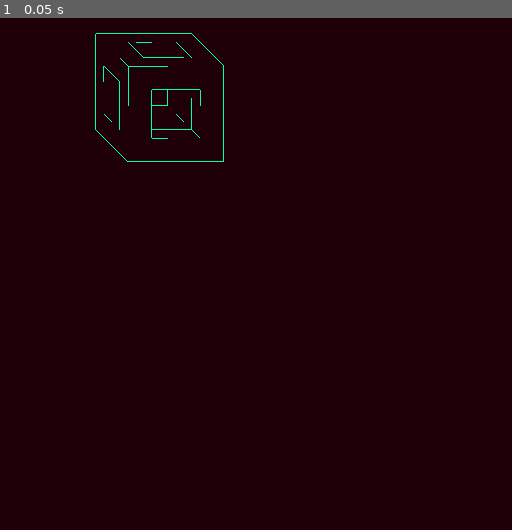
Above: before the commit, frame 1.
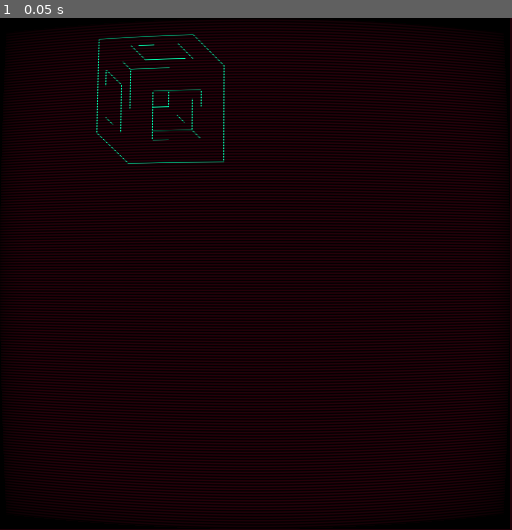
Above: after the commit, the same moment.

Repository: microaeris/ggj-2021
Game: Godot game, scene res://scenes/main.tscn
The game is run twice, just before and just after one commit, with the same random seed, the same clock (stepped at 60 frames per second) and the same inputs. The project has no main scene, so this scene is started directly.
Inputs:
- Up to frame 1 (0.05 s): no input

The runs differ from the first frame. In frame 1, 26% of the frame differs, in the area x 0-100%, y 0-100%.

Commit message:
different crt filter

Diff:
--- /dev/null
+++ b/assets/crt.shader
@@ -0,0 +1,85 @@
+/*
+Godot 3 2D CRT Shader.
+A 2D shader for Godot 3 simulating a CRT..
+
+Author: hiulit
+Repository: https://github.com/hiulit/Godot-3-2D-CRT-Shader
+Issues: https://github.com/hiulit/Godot-3-2D-CRT-Shader/issues
+License: MIT https://github.com/hiulit/Godot-3-2D-CRT-Shader/blob/master/LICENSE
+*/
+
+shader_type canvas_item;
+
+const float PI = 3.14159265359;
+
+uniform vec2 screen_size = vec2(320.0, 180.0);
+uniform bool show_curvature = true;
+uniform float curvature_x_amount : hint_range(3.0, 15.0, 0.01) = float(6.0);
+uniform float curvature_y_amount : hint_range(3.0, 15.0, 0.01) = float(4.0);
+uniform vec4 corner_color : hint_color = vec4(0.0, 0.0, 0.0, 1.0);
+uniform bool show_vignette = true;
+uniform float vignette_opacity : hint_range(0.0, 1.0, 0.01) = 0.2;
+uniform bool show_horizontal_scan_lines = true;
+uniform float horizontal_scan_lines_amount : hint_range(0.0, 180.0, 0.1) = 180.0;
+uniform float horizontal_scan_lines_opacity : hint_range(0.0, 1.0, 0.01) = 1.0;
+uniform bool show_vertical_scan_lines = false;
+uniform float vertical_scan_lines_amount : hint_range(0.0, 320.0, 0.1) = 320.0;
+uniform float vertical_scan_lines_opacity : hint_range(0.0, 1.0, 0.01) = 1.0;
+uniform float boost : hint_range(1.0, 2.0, 0.01) = 1.2;
+uniform float aberration_amount : hint_range(0.0, 10.0, 0.01) = 0.0;
+
+vec2 uv_curve(vec2 uv) {
+	if (show_curvature) {
+		uv = uv * 2.0 - 1.0;
+		vec2 offset = abs(uv.yx) / vec2(curvature_x_amount, curvature_y_amount);
+		uv = uv + uv * offset * offset;
+		uv = uv * 0.5 + 0.5;
+	}
+
+	return uv;
+}
+
+
+void fragment() {
+	vec2 uv = uv_curve(UV);
+	vec2 screen_uv = uv_curve(SCREEN_UV);
+	vec3 color = texture(SCREEN_TEXTURE, screen_uv).rgb;
+
+	if (aberration_amount > 0.0) {
+		float adjusted_amount = aberration_amount / screen_size.x;
+		color.r = texture(SCREEN_TEXTURE, vec2(screen_uv.x + adjusted_amount, screen_uv.y)).r;
+		color.g = texture(SCREEN_TEXTURE, screen_uv).g;
+		color.b = texture(SCREEN_TEXTURE, vec2(screen_uv.x - adjusted_amount, screen_uv.y)).b;
+	}
+
+	if (show_vignette) {
+		float vignette = uv.x * uv.y * (1.0 - uv.x) * (1.0 - uv.y);
+		vignette = clamp(pow((screen_size.x / 4.0) * vignette, vignette_opacity), 0.0, 1.0);
+		color *= vignette;
+	}
+
+	if (show_horizontal_scan_lines) {
+		float s = sin(screen_uv.y * horizontal_scan_lines_amount * PI * 2.0);
+		s = (s * 0.5 + 0.5) * 0.9 + 0.1;
+		vec4 scan_line = vec4(vec3(pow(s, horizontal_scan_lines_opacity)), 1.0);
+		color *= scan_line.rgb;
+	}
+
+	if (show_vertical_scan_lines) {
+		float s = sin(screen_uv.x * vertical_scan_lines_amount * PI * 2.0);
+		s = (s * 0.5 + 0.5) * 0.9 + 0.1;
+		vec4 scan_line = vec4(vec3(pow(s, vertical_scan_lines_opacity)), 1.0);
+		color *= scan_line.rgb;
+	}
+
+	if (show_horizontal_scan_lines || show_vertical_scan_lines) {
+		color *= boost;
+	}
+
+	// Fill the blank space of the corners, left by the curvature, with black.
+	if (uv.x < 0.0 || uv.x > 1.0 || uv.y < 0.0 || uv.y > 1.0) {
+		color = corner_color.rgb;
+	}
+
+	COLOR = vec4(color, 1.0);
+}
--- a/components/ascii_renderer.tscn
+++ b/components/ascii_renderer.tscn
@@ -4,21 +4,26 @@
 [ext_resource path="res://scripts/renderer.gd" type="Script" id=2]
 [ext_resource path="res://scripts/map.gd" type="Script" id=3]
 [ext_resource path="res://assets/white.png" type="Texture" id=4]
-[ext_resource path="res://assets/CRTShader.shader" type="Shader" id=5]
+[ext_resource path="res://assets/crt.shader" type="Shader" id=5]
 [ext_resource path="res://assets/rolemusic_straw_fields.ogg" type="AudioStream" id=6]
 
 [sub_resource type="ShaderMaterial" id=1]
 shader = ExtResource( 5 )
-shader_param/screen_width = 1024.0
-shader_param/screen_height = 600.0
-shader_param/BarrelPower = 1.1
-shader_param/color_bleeding = 1.0
-shader_param/bleeding_range_x = 2.0
-shader_param/bleeding_range_y = 2.0
-shader_param/lines_distance = 4.0
-shader_param/scan_size = 20.0
-shader_param/scanline_alpha = 0.9
-shader_param/lines_velocity = 30.0
+shader_param/screen_size = Vector2( 320, 180 )
+shader_param/show_curvature = true
+shader_param/curvature_x_amount = 6.0
+shader_param/curvature_y_amount = 4.0
+shader_param/corner_color = Color( 0, 0, 0, 1 )
+shader_param/show_vignette = true
+shader_param/vignette_opacity = 0.2
+shader_param/show_horizontal_scan_lines = true
+shader_param/horizontal_scan_lines_amount = 180.0
+shader_param/horizontal_scan_lines_opacity = 1.0
+shader_param/show_vertical_scan_lines = false
+shader_param/vertical_scan_lines_amount = 320.0
+shader_param/vertical_scan_lines_opacity = 1.0
+shader_param/boost = 1.2
+shader_param/aberration_amount = 0.0
 
 [node name="Renderer" type="Control"]
 anchor_right = 1.0
@@ -55,7 +60,6 @@
 }
 
 [node name="CRTShader" type="TextureRect" parent="."]
-visible = false
 material = SubResource( 1 )
 margin_right = 510.0
 margin_bottom = 511.0
Not shown, changed: assets/maps/TestMap1.map
